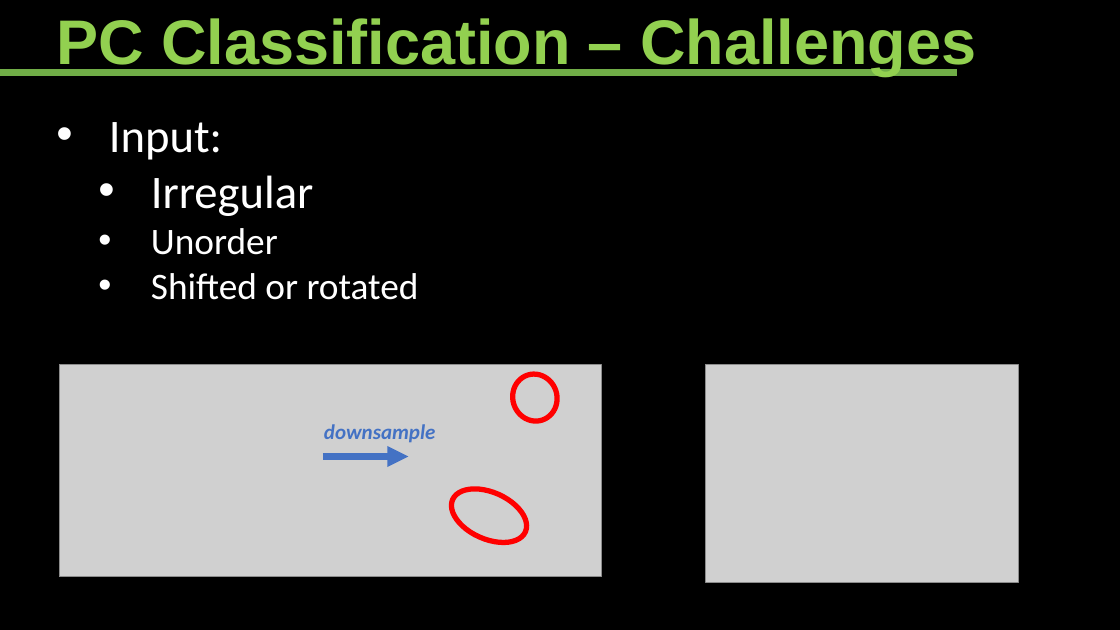
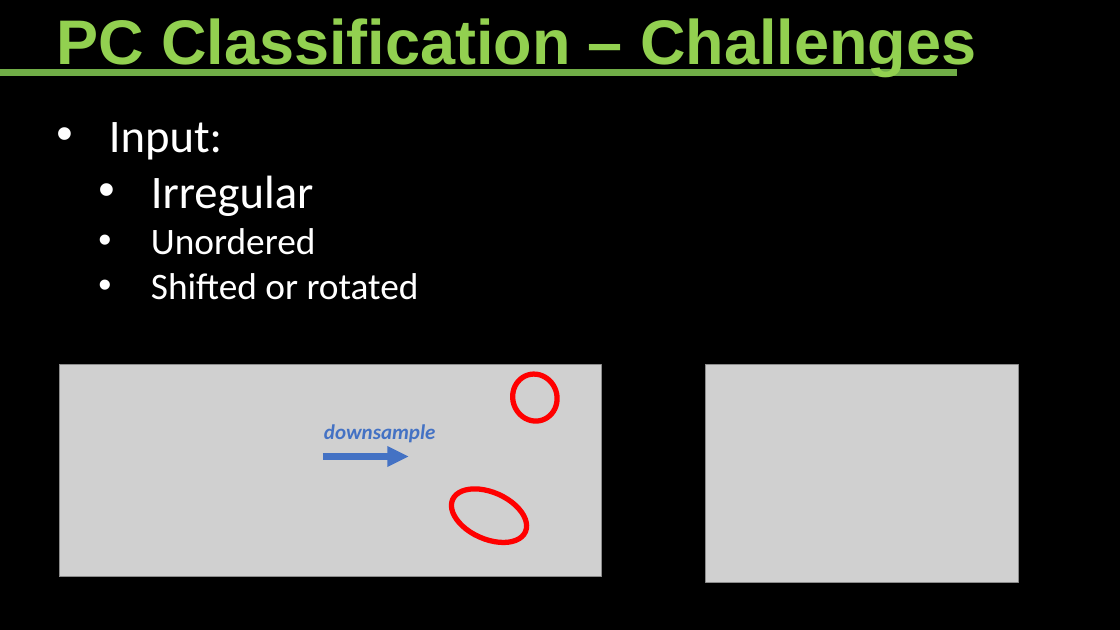
Before and after one commit to Ahdhn/EEC289Q-S18, a slide deck: slide 2 of Project/slides/XYZ.pptx. Drawn at 1120x630 pixels with LibreOffice and Linux fonts; fonts in the diff are those of the drawing; grey boxes stand for pictures. Boxes give left, top, right and bottom in pixels: in the first picture for what was removed or moved away, otherwise in the second. Text is boxed around its words. In the diff, an @@ line names an element or a change of style, - is before the commit and + after.

```diff
--- a/Project/slides/XYZ.pptx
+++ b/Project/slides/XYZ.pptx
@@ text at bbox=[151, 228, 316, 255]: text changed @@
-  • Unorder
+  • Unordered
```
Also in this commit, not shown: 2 other slides changed, 1 slide added.
